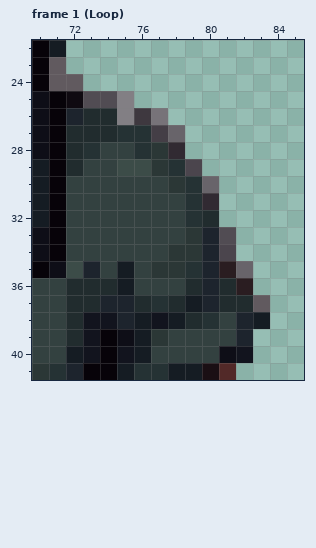
One commit to this pixel-art file: assets/characters/elfo/masculino/Sprite.aseprite. The picture above is the old version.
128x128 pixels, 15 frames. Colours within 5 levels of each other are drawn and written as one. Shown: frame 1 (Loop): x 70..85, y 22..41. The commit also changed other frames or places, which this record leaves out.
The result:
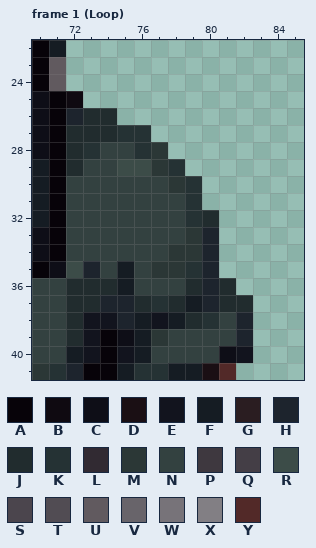
Palette (. is transparent): A #070309  B #0f0a11  C #0e0e17  D #1a0f14  E #12141e  F #151c23  G #2a1d21  H #1d242d  J #212c2e  K #253234  L #312a32  M #2b3736  N #334140  P #3e383f  Q #443e46  R #3c4c48  S #4b454d  T #514c53  U #615a5f  V #68646a  W #777379  X #827f84  Y #522928
Change:
Frame 1 (Loop), layer "Rogue Armor":
y 24: x 72 U -> .
y 25: x 73..75 TTX -> ...
y 26: x 75..77 XPW -> ...
y 27: x 77..78 QV -> ..
y 28: x 78 L -> .
y 29: x 79 S -> .
y 30: x 80 V -> .
y 31: x 80 L -> .
y 33: x 81 T -> .
y 34: x 81 S -> .
y 35: x 81..82 GV -> ..
y 36: x 82 G -> .
y 37: x 83 U -> .
y 38: x 83 F -> .
Pixel boxes of the changes (left, top, right, bottom) in both pictures:
erased: (66, 74, 270, 329)
